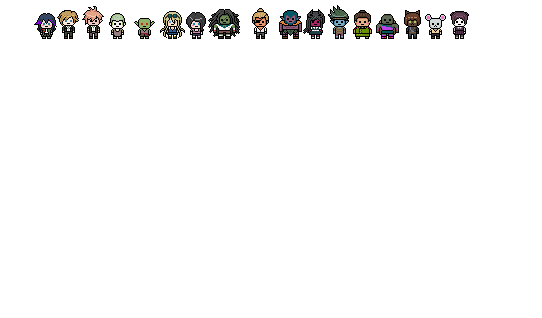
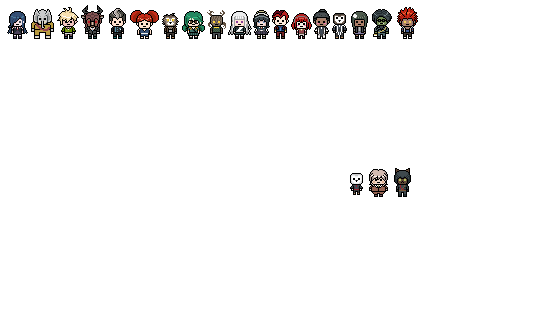
Comparing the layer stacks of the two 542x318 images. Changes:
added group "Strixhaven" with 21 layers in group "Campaign Customs" over [left=7, top=5, right=418, bottom=197]
added layer "Hugo Valoford" in group "Strixhaven" over [left=369, top=169, right=388, bottom=197]
added layer "Shiv" in group "Strixhaven" over [left=394, top=168, right=411, bottom=197]
added layer "Aurora Wynterstarr" in group "Strixhaven" over [left=7, top=11, right=28, bottom=39]
added layer "Bhedum 'Rampart' Sooviij" in group "Strixhaven" over [left=31, top=9, right=54, bottom=39]
added layer "Cadoras Damellawar" in group "Strixhaven" over [left=57, top=7, right=79, bottom=38]
added layer "Drazhomir Yarnask" in group "Strixhaven" over [left=81, top=5, right=104, bottom=39]
added layer "Grayson" in group "Strixhaven" over [left=109, top=8, right=126, bottom=38]
added layer "Greta Gorunn" in group "Strixhaven" over [left=130, top=10, right=159, bottom=38]
added layer "Larine Arneza" in group "Strixhaven" over [left=182, top=11, right=205, bottom=39]
added layer "Melwythorne" in group "Strixhaven" over [left=207, top=10, right=226, bottom=39]
added layer "Mina Lee" in group "Strixhaven" over [left=228, top=11, right=252, bottom=39]
added layer "Nora Ann Wu" in group "Strixhaven" over [left=253, top=10, right=270, bottom=39]
added layer "Quentillius" in group "Strixhaven" over [left=272, top=10, right=289, bottom=39]
added layer "Rosie Wuzfeddlims" in group "Strixhaven" over [left=291, top=13, right=312, bottom=39]
added layer "Rubina Larkingdale" in group "Strixhaven" over [left=313, top=9, right=330, bottom=39]
added layer "Urzmaktok" in group "Strixhaven" over [left=372, top=9, right=392, bottom=39]
added layer "Zanther Bowen" in group "Strixhaven" over [left=397, top=7, right=418, bottom=39]
moved "Female" into group "Killing Game" over [left=34, top=9, right=469, bottom=39]
moved "Male" into group "Killing Game" over [left=57, top=5, right=446, bottom=39]
…and 4 more changes (4 added)
